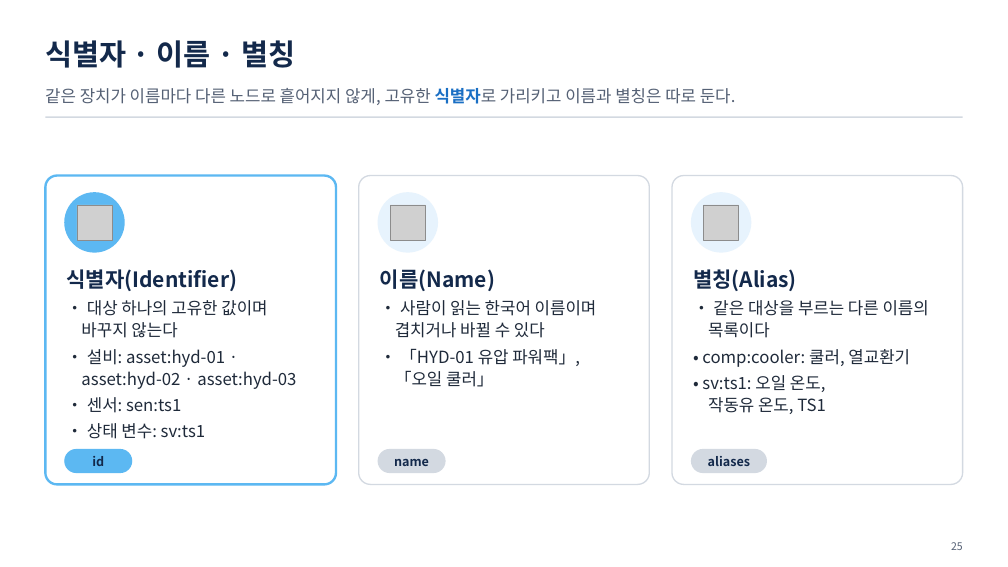
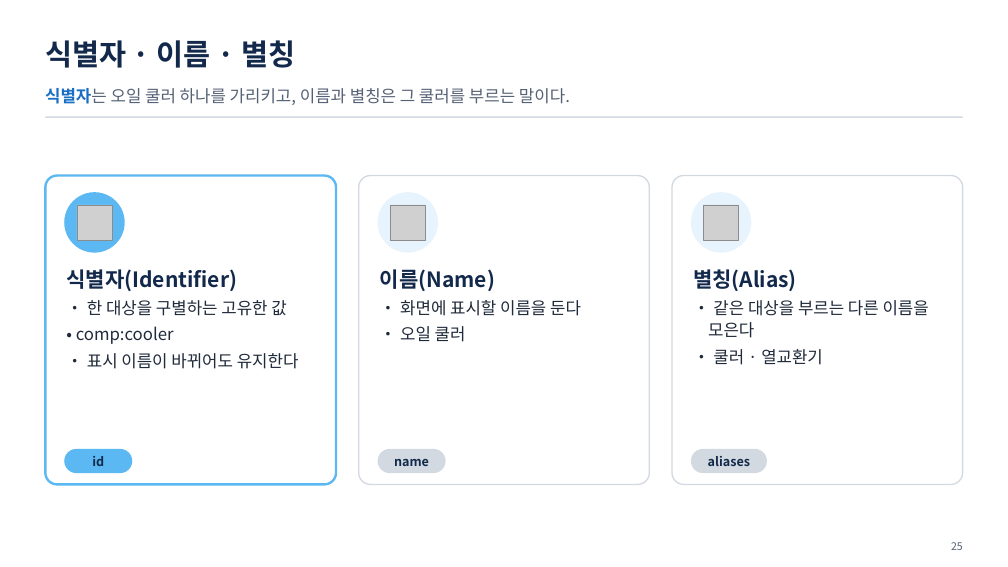
Before and after one commit to uengine-oss/hyd-iot-edu, a slide deck: slide 25 of workspace/강의제작/산출물/통합반/이론/02회차/통합반_02일차.pptx. Drawn at 1008x567 pixels with LibreOffice and Linux fonts; fonts in the diff are those of the drawing; grey boxes stand for pictures. Boxes give left, top, right and bottom in pixels: in the first picture for what was removed or moved away, otherwise in the second. Text is boxed around its words. In the diff, an @@ line names an element or a change of style, - is before the commit and + after.

Commit message:
통합반 온라인 2회차 덱 23~28장의 스키마·식별자 판단 근거를 확정

```diff
--- a/workspace/강의제작/산출물/통합반/이론/02회차/통합반_02일차.pptx
+++ b/workspace/강의제작/산출물/통합반/이론/02회차/통합반_02일차.pptx
@@ text at [45,88,570,105]: text changed @@
-같은 장치가 이름마다 다른 노드로 흩어지지 않게, 고유한 식별자로 가리키고 이름과 별칭은 따로 둔다.
+식별자는 오일 쿨러 하나를 가리키고, 이름과 별칭은 그 쿨러를 부르는 말이다.
@@ text at [76,300,299,369]: text changed @@
-• 대상 하나의 고유한 값이며 바꾸지 않는다
-• 설비: asset:hyd-01 · asset:hyd-02 · asset:hyd-03
-• 센서: sen:ts1
-• 상태 변수: sv:ts1
+• 한 대상을 구별하는 고유한 값
+• comp:cooler
+• 표시 이름이 바뀌어도 유지한다
@@ text at [400,300,581,342]: text changed @@
-• 사람이 읽는 한국어 이름이며 겹치거나 바뀔 수 있다
-• 「HYD-01 유압 파워팩」,
-「오일 쿨러」
+• 화면에 표시할 이름을 둔다
+• 오일 쿨러
@@ text at [708,300,929,365]: text changed @@
-• 같은 대상을 부르는 다른 이름의 목록이다
-• comp:cooler: 쿨러, 열교환기
-• sv:ts1: 오일 온도,
-작동유 온도, TS1
+• 같은 대상을 부르는 다른 이름을 모은다
+• 쿨러 · 열교환기
```
Also in this commit, not shown: 5 other slides changed, 5 other files.
